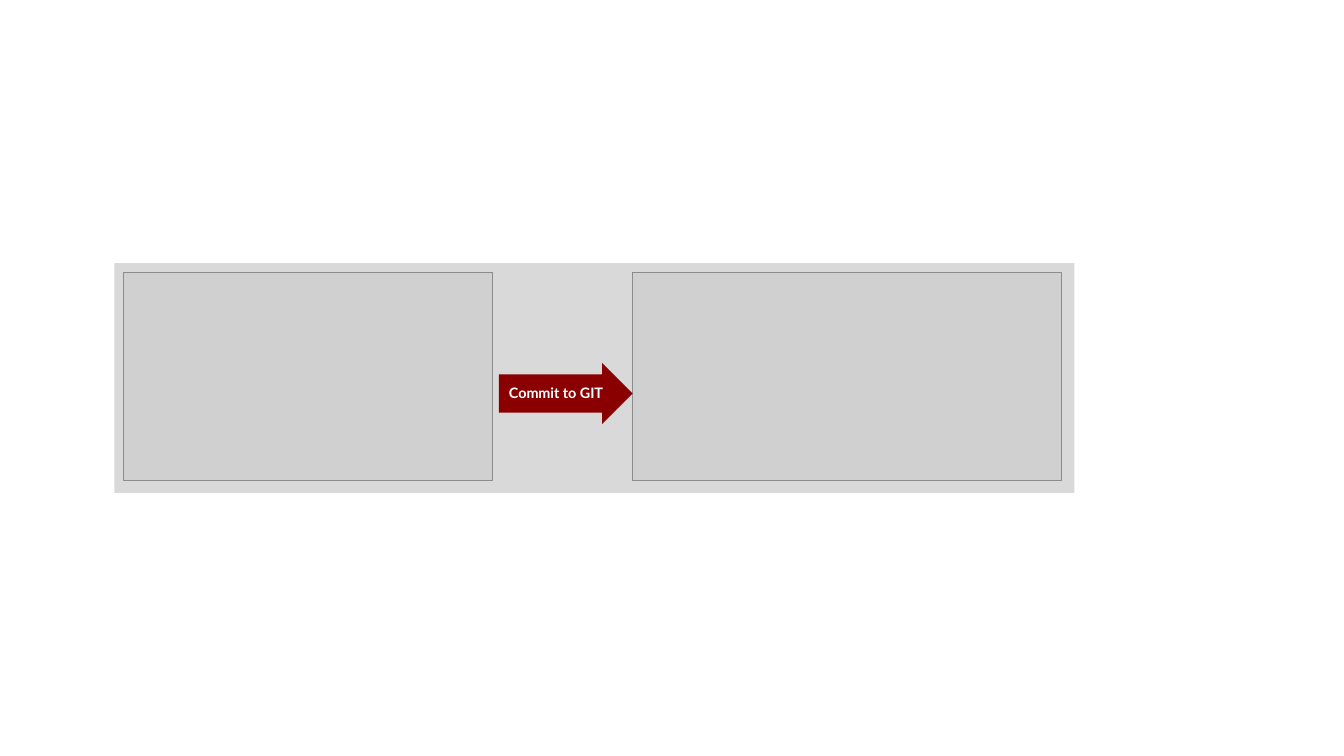
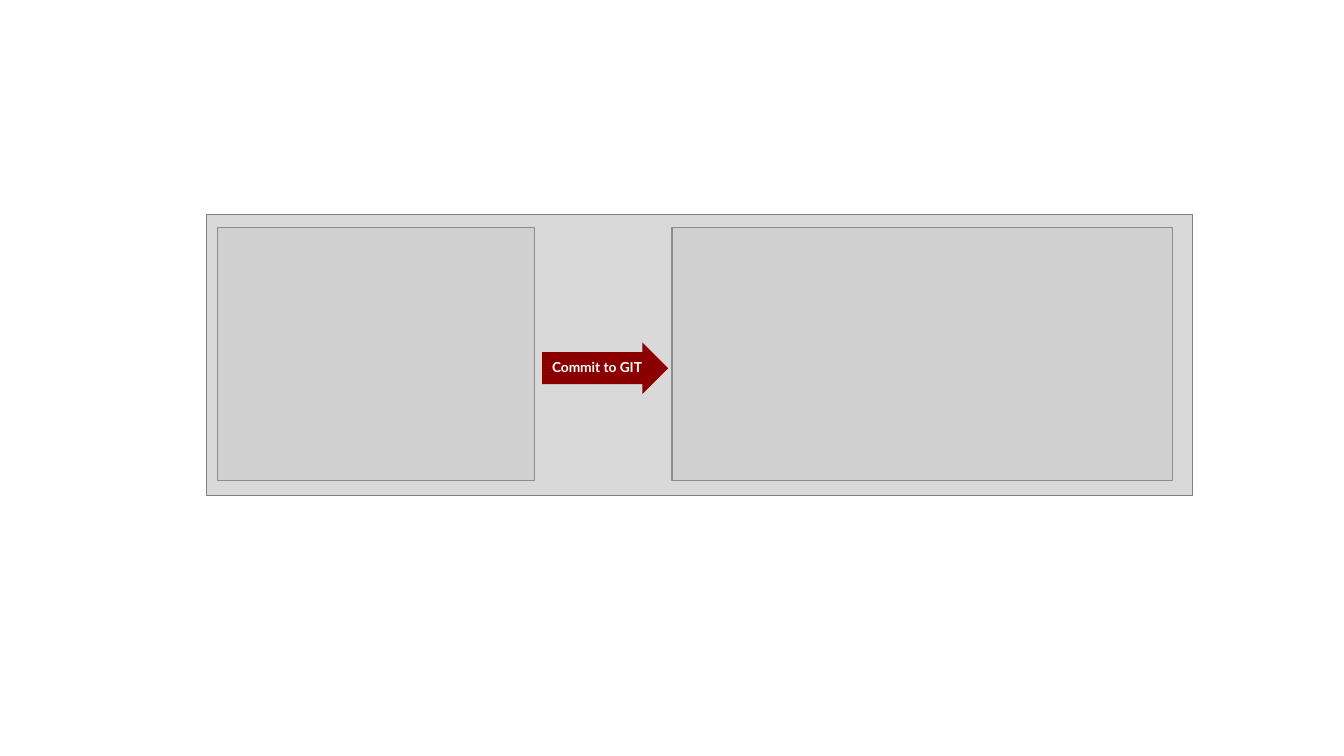
Before and after one commit to FabricDevCamp/fabric-cicd-whitepaper, a slide deck: slide 5 of pptx/Part 1 - Overview of Fabric CICD.pptx (slide 7 before the commit). Drawn at 1344x756 pixels with LibreOffice and Linux fonts; fonts in the diff are those of the drawing; grey boxes stand for pictures. Boxes give left, top, right and bottom in pixels: in the first picture for what was removed or moved away, otherwise in the second. Text is boxed around its words. In the diff, an @@ line names an element or a change of style, - is before the commit and + after.

```diff
--- a/pptx/Part 1 - Overview of Fabric CICD.pptx
+++ b/pptx/Part 1 - Overview of Fabric CICD.pptx
@@ rectangle resized from (x1=115, y1=263, x2=1075, y2=492) to (x1=207, y1=214, x2=1193, y2=495) @@
@@ rectangle at (x1=207, y1=214, x2=1193, y2=495): outline none to #808080 0.75 pt @@
@@ picture resized from (x1=124, y1=273, x2=493, y2=480) to (x1=217, y1=227, x2=535, y2=480) @@
@@ picture resized from (x1=632, y1=273, x2=1061, y2=480) to (x1=672, y1=227, x2=1172, y2=480) @@
@@ right arrow "Commit to GIT" resized from (x1=499, y1=363, x2=632, y2=424) to (x1=542, y1=343, x2=668, y2=394) @@
@@ right arrow "Commit to GIT" at (x1=542, y1=343, x2=668, y2=394): size 10.5 to 10 pt @@
```
Also in this commit, not shown: 9 other slides changed, 31 slides added, 7 slides removed, 5 other files.
